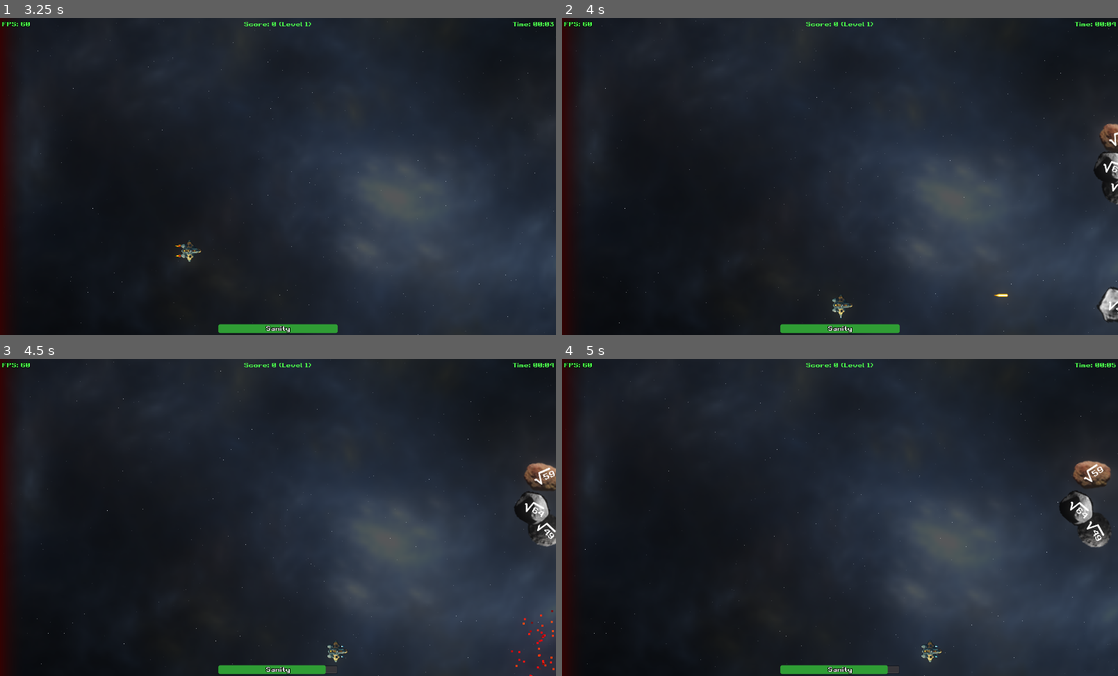
Above: before the commit, frames 1-4 (two rows, left to right).
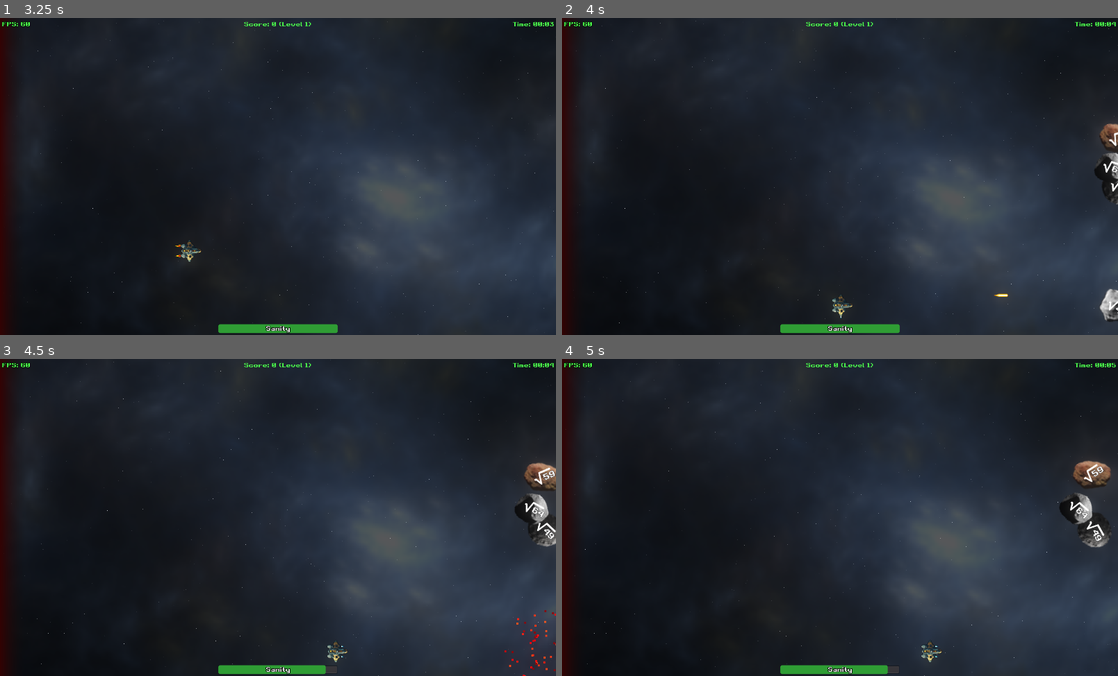
Above: after the commit, the same moments.

Repository: gingerr/ggj-2023-roots-one
Game: Godot game, scene res://MainMenu.tscn
The game is run twice, just before and just after one commit, with the same random seed, the same clock (stepped at 60 frames per second) and the same inputs.
Inputs:
- Up to frame 1 (3.25 s): click "New Game" at 0.5 s; tap Enter at 1.25 s; hold Right (ui_right) 1.28-2.03 s; tap Space at 1.52, 2.27 s; hold Down (ui_down) 2.03-2.78 s; hold Right (ui_right) from 2.78 s (still down)
- Up to frame 2 (4 s): release Right (ui_right) at 3.53 s; hold Up (ui_up) from 3.53 s (still down); tap Space at 3.77 s
- Up to frame 3 (4.5 s): release Up (ui_up) at 4.28 s; hold Left (ui_left) from 4.28 s (still down)
- Up to frame 4 (5 s): keep holding Left (ui_left); tap Space at 4.52 s

Frame 1 is identical in both runs. In frame 2, less than 0.1% of the frame differs, in the area x 95-100%, y 42-97%; in frame 3, 0.3%, in the area x 90-100%, y 35-100%; in frame 4, less than 0.1%.

Commit message:
.

Diff:
--- a/EnemyRoot.tscn
+++ b/EnemyRoot.tscn
@@ -10,6 +10,8 @@
 
 [sub_resource type="DynamicFont" id=4]
 size = 400
+outline_size = 18
+outline_color = Color( 0.258824, 0.258824, 0.258824, 1 )
 font_data = ExtResource( 2 )
 
 [node name="EnemyRoot" type="Area2D"]
--- a/Explosion.tscn
+++ b/Explosion.tscn
@@ -3,8 +3,8 @@
 [ext_resource path="res://OneShotParticle.gd" type="Script" id=1]
 
 [sub_resource type="Gradient" id=1]
-offsets = PoolRealArray( 0, 0.176328, 0.533816, 0.852657, 0.949275, 0.997585, 1 )
-colors = PoolColorArray( 0, 0, 0, 1, 0, 0, 0, 0, 1, 0.726562, 0, 1, 1, 0, 0, 1, 0.503906, 0, 0, 1, 0.177431, 0.177431, 0.177431, 1, 1, 0, 0, 1 )
+offsets = PoolRealArray( 0.258454, 0.548309, 0.852657, 0.949275 )
+colors = PoolColorArray( 1, 1, 1, 1, 0.9375, 0.814552, 0.150634, 1, 1, 0, 0, 1, 0.503906, 0, 0, 1 )
 
 [node name="Explosion" type="CPUParticles2D"]
 emitting = false
@@ -12,10 +12,11 @@
 one_shot = true
 speed_scale = 2.0
 explosiveness = 1.0
+randomness = 1.0
 lifetime_randomness = 1.0
 direction = Vector2( 0, 0 )
 spread = 180.0
-gravity = Vector2( 0, 0 )
+gravity = Vector2( -12, 0 )
 initial_velocity = 26.09
 initial_velocity_random = 0.78
 color_ramp = SubResource( 1 )
Binary file changed: resources/asteroid1.png
Binary file changed: resources/asteroid2.png
Binary file changed: resources/asteroid3.png
Binary file changed: resources/asteroid4.png
